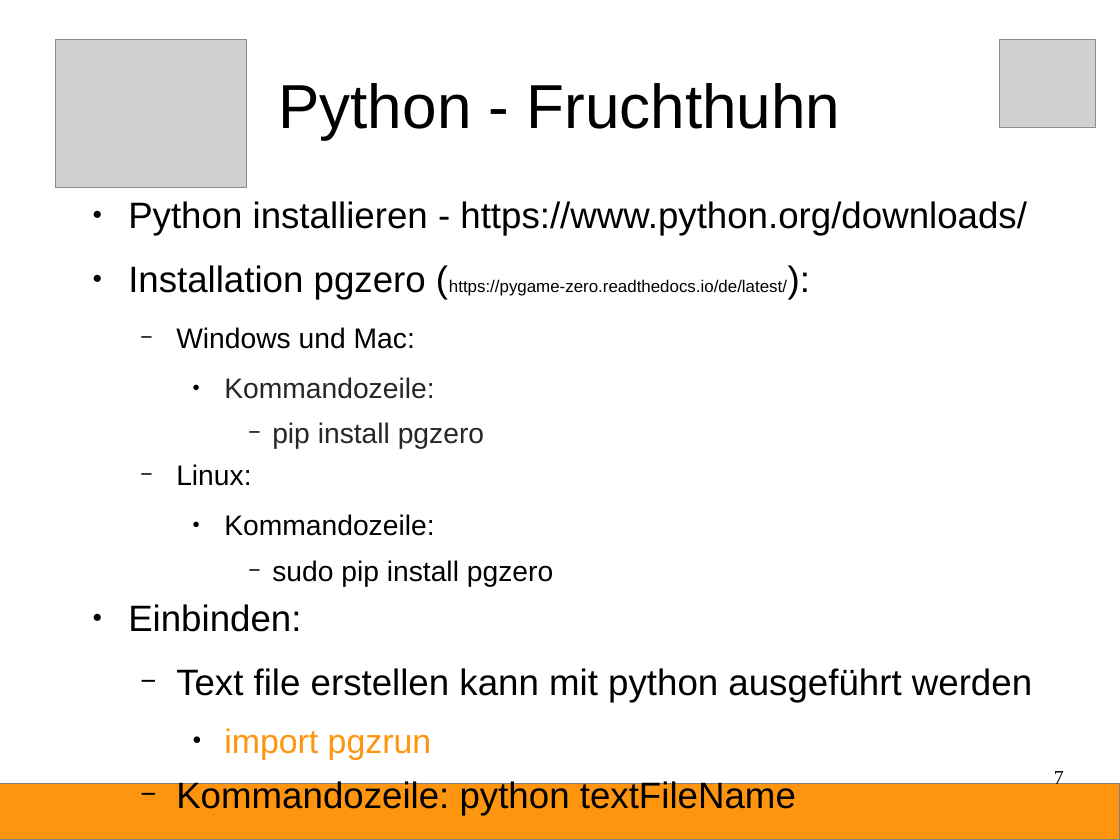
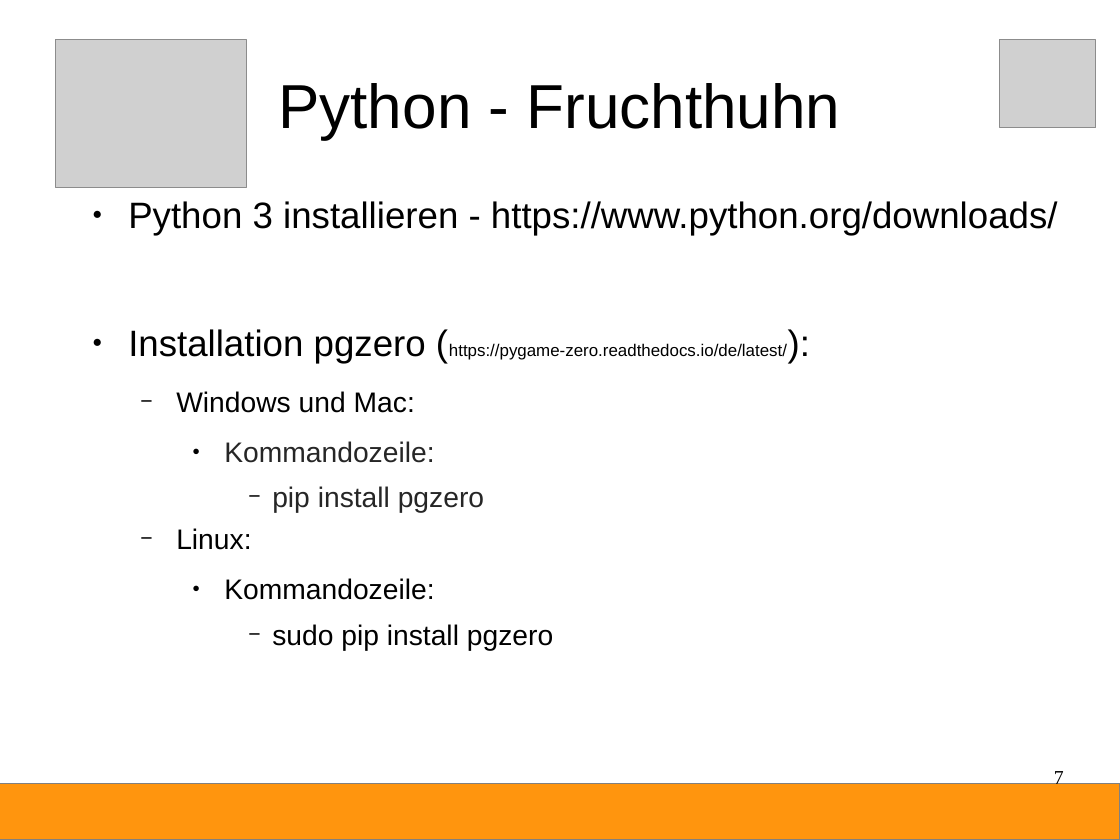
Before and after one commit to Devoxx4KidsDE/python-games, a slide deck: slide 7 of fruchthuhn/Python-Anleitung.odp. Drawn at 1120x840 pixels with LibreOffice and Linux fonts; fonts in the diff are those of the drawing; grey boxes stand for pictures. Boxes give left, top, right and bottom in pixels: in the first picture for what was removed or moved away, otherwise in the second. Text is boxed around its words. In the diff, an @@ line names an element or a change of style, - is before the commit and + after.

```diff
--- a/fruchthuhn/Python-Anleitung.odp
+++ b/fruchthuhn/Python-Anleitung.odp
@@ text at [128, 201, 1058, 235]: text changed @@
-● Python installieren - https://www.python.org/downloads/
+● Python 3 installieren - https://www.python.org/downloads/
@@ text at [128, 604, 1032, 815]: paragraphs removed @@
-● Einbinden:
-  − Text file erstellen kann mit python ausgeführt werden
-    ● import pgzrun
-  − Kommandozeile: python textFileName
```
Also in this commit, not shown: 1 other slide changed, 1 slide added, 2 slides removed, 1 other file.
